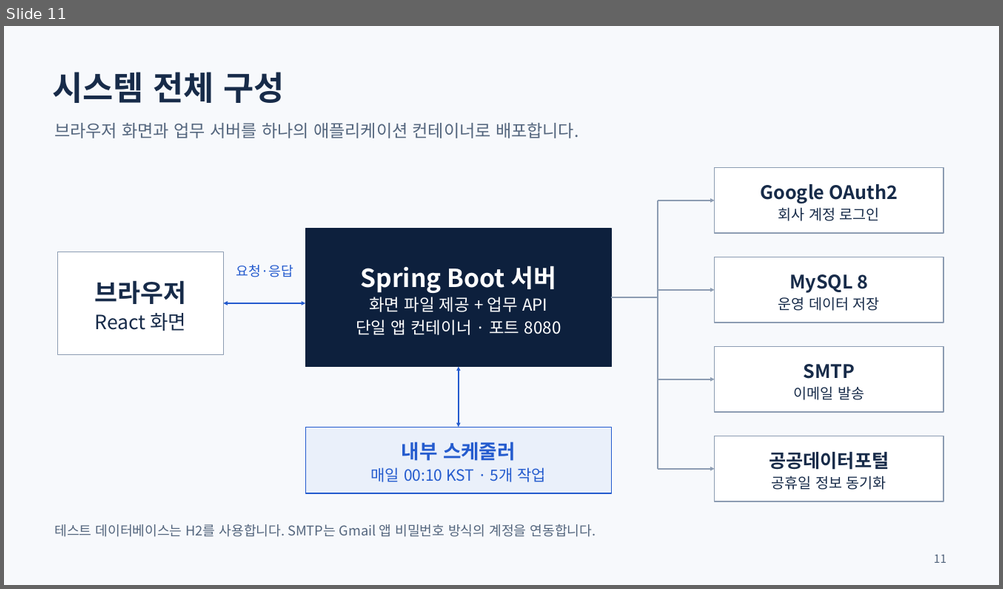
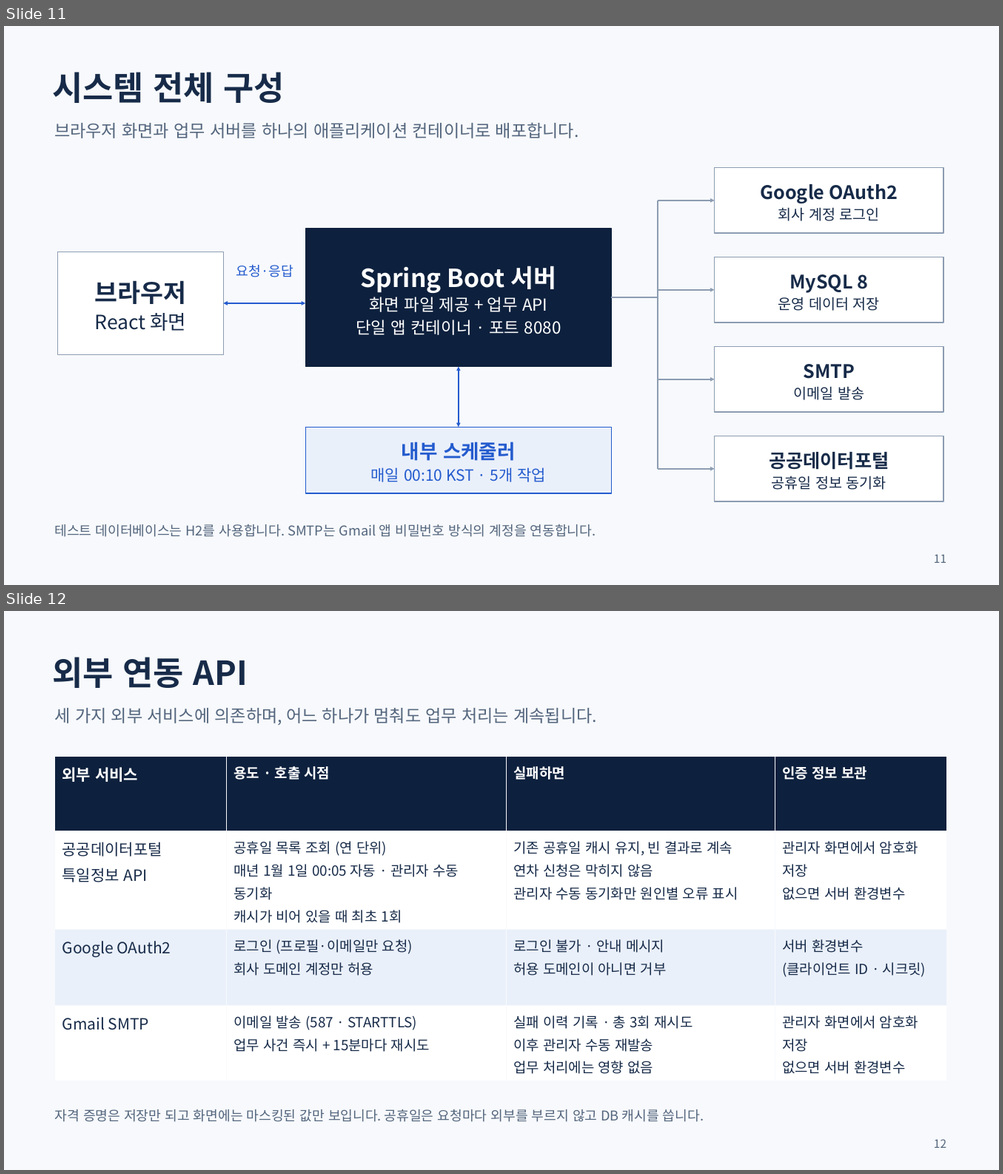
Before and after one commit to yejun9052/mlsoft-first-project, a slide deck: docs/발표자료/연차ON-프로젝트-소개-2026-09-11.pptx. Shown one above the other, each under a label of ours: slide 11 before the commit, slides 11 and 12 after it. The pictures are 1003x589 and 1003x1174 pixels, drawn with LibreOffice and Linux fonts; fonts in the diff are those of the drawing. Boxes give left, top, right and bottom in pixels: in the first picture for what was removed or moved away, otherwise in the second. Text is boxed around its words. In the diff, an @@ line names an element or a change of style, - is before the commit and + after.

```diff
--- a/docs/발표자료/연차ON-프로젝트-소개-2026-09-11.pptx
+++ b/docs/발표자료/연차ON-프로젝트-소개-2026-09-11.pptx
@@ slide 12 added at [4,611,999,1170], background #F7F9FC @@
@@ text added at [52,657,247,688], 32 pt, text #172B49, bold @@
+외부 연동 API
@@ text added at [54,708,596,725], 16.5 pt, text #53657D @@
+세 가지 외부 서비스에 의존하며, 어느 하나가 멈춰도 업무 처리는 계속됩니다.
@@ table added at [55,757,946,1077], 4 rows, 4 columns @@
+외부 서비스 | 용도 · 호출 시점 | 실패하면 | 인증 정보 보관
+공공데이터포털 / 특일정보 API | 공휴일 목록 조회 (연 단위) / 매년 1월 1일 00:05 자동 · 관리자 수동 동기화 / 캐시가 비어 있을 때 최초 1회 | 기존 공휴일 캐시 유지, 빈 결과로 계속 / 연차 신청은 막히지 않음 / 관리자 수동 동기화만 원인별 오류 표시 | 관리자 화면에서 암호화 저장 / 없으면 서버 환경변수
+Google OAuth2 | 로그인 (프로필·이메일만 요청) / 회사 도메인 계정만 허용 | 로그인 불가 · 안내 메시지 / 허용 도메인이 아니면 거부 | 서버 환경변수 / (클라이언트 ID · 시크릿)
+Gmail SMTP | 이메일 발송 (587 · STARTTLS) / 업무 사건 즉시 + 15분마다 재시도 | 실패 이력 기록 · 총 3회 재시도 / 이후 관리자 수동 재발송 / 업무 처리에는 영향 없음 | 관리자 화면에서 암호화 저장 / 없으면 서버 환경변수
@@ text added at [55,1110,703,1122], 13 pt, text #53657D @@
+자격 증명은 저장만 되고 화면에는 마스킹된 값만 보입니다. 공휴일은 요청마다 외부를 부르지 않고 DB 캐시를 씁니다.
@@ text added at [933,1139,946,1148], 11 pt, text #53657D @@
+12
```
Also in this commit, not shown: 6 slides changed, 2 other files.
